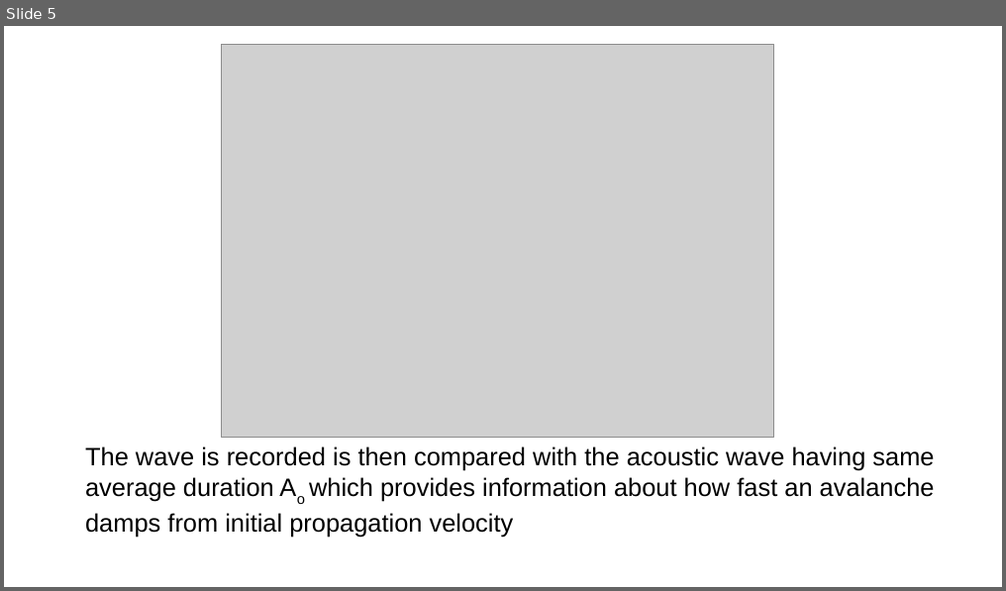
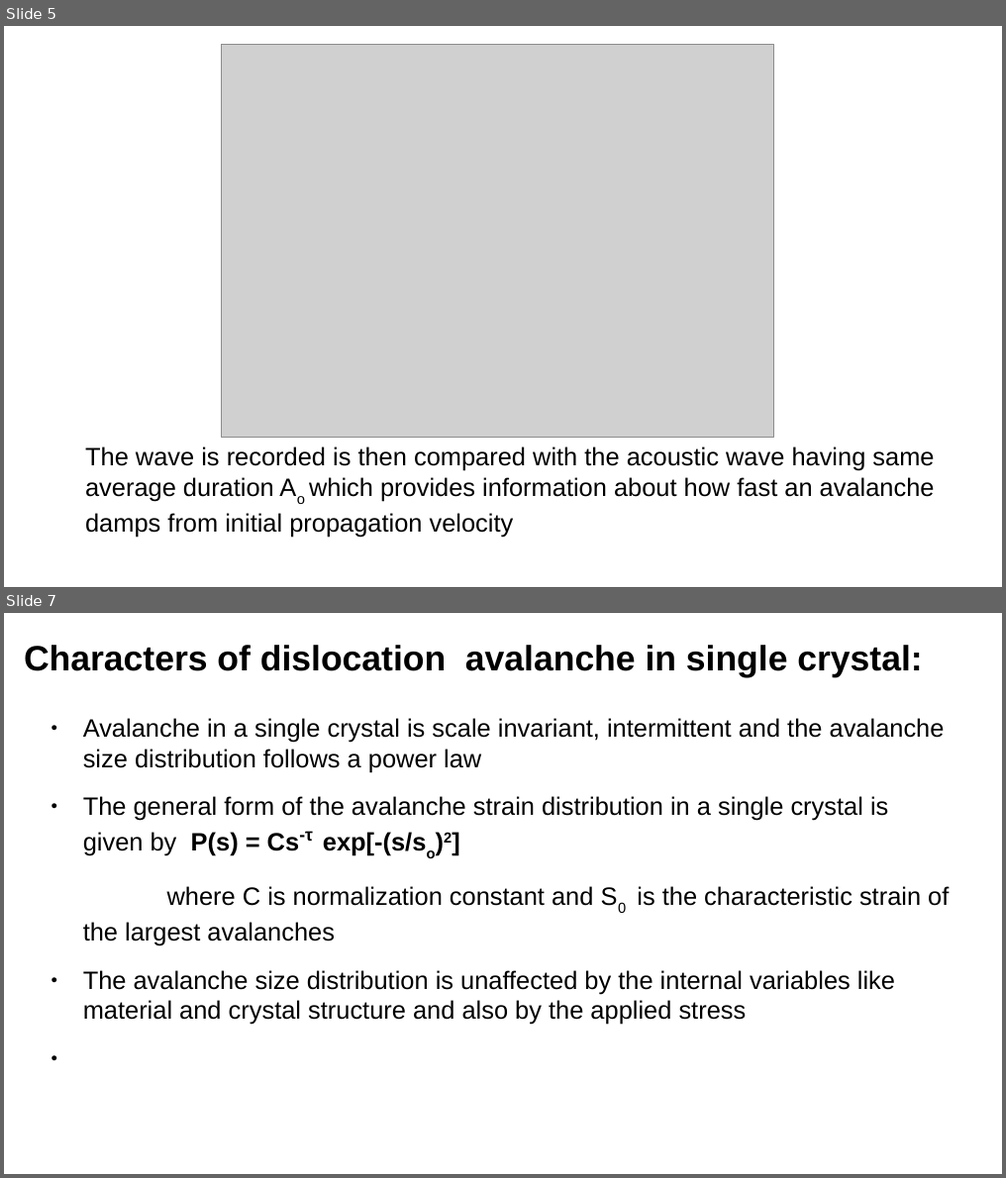
Before and after one commit to ARUN-PRAKASH-95/Journal-club, a slide deck: Presentation/Journalclub.odp. Shown one above the other, each under a label of ours: slide 5 before the commit, slides 5 and 7 after it; the slides between them are not shown. The pictures are 1006x591 and 1006x1178 pixels, drawn with LibreOffice and Linux fonts; fonts in the diff are those of the drawing; grey boxes stand for pictures. Boxes give left, top, right and bottom in pixels: in the first picture for what was removed or moved away, otherwise in the second. Text is boxed around its words. In the diff, an @@ line names an element or a change of style, - is before the commit and + after.

```diff
--- a/Presentation/Journalclub.odp
+++ b/Presentation/Journalclub.odp
@@ slide 7 added at [4, 613, 1002, 1174], background #FFFFFF @@
@@ title added at [24, 645, 922, 678], 28 pt, text #000000, bold @@
+Characters of dislocation avalanche in single crystal:
@@ text added at [83, 718, 948, 1025], 20 pt, text #000000 @@
+● Avalanche in a single crystal is scale invariant, intermittent and the avalanche size distribution follows a power law
+● The general form of the avalanche strain distribution in a single crystal is given by P(s) = Cs-τ exp[-(s/so)2]
+where C is normalization constant and S0 is the characteristic strain of the largest avalanches
+● The avalanche size distribution is unaffected by the internal variables like material and crystal structure and also by the applied stress
```
Also in this commit, not shown: 2 slides changed, 6 other slides added, 3 other files.
